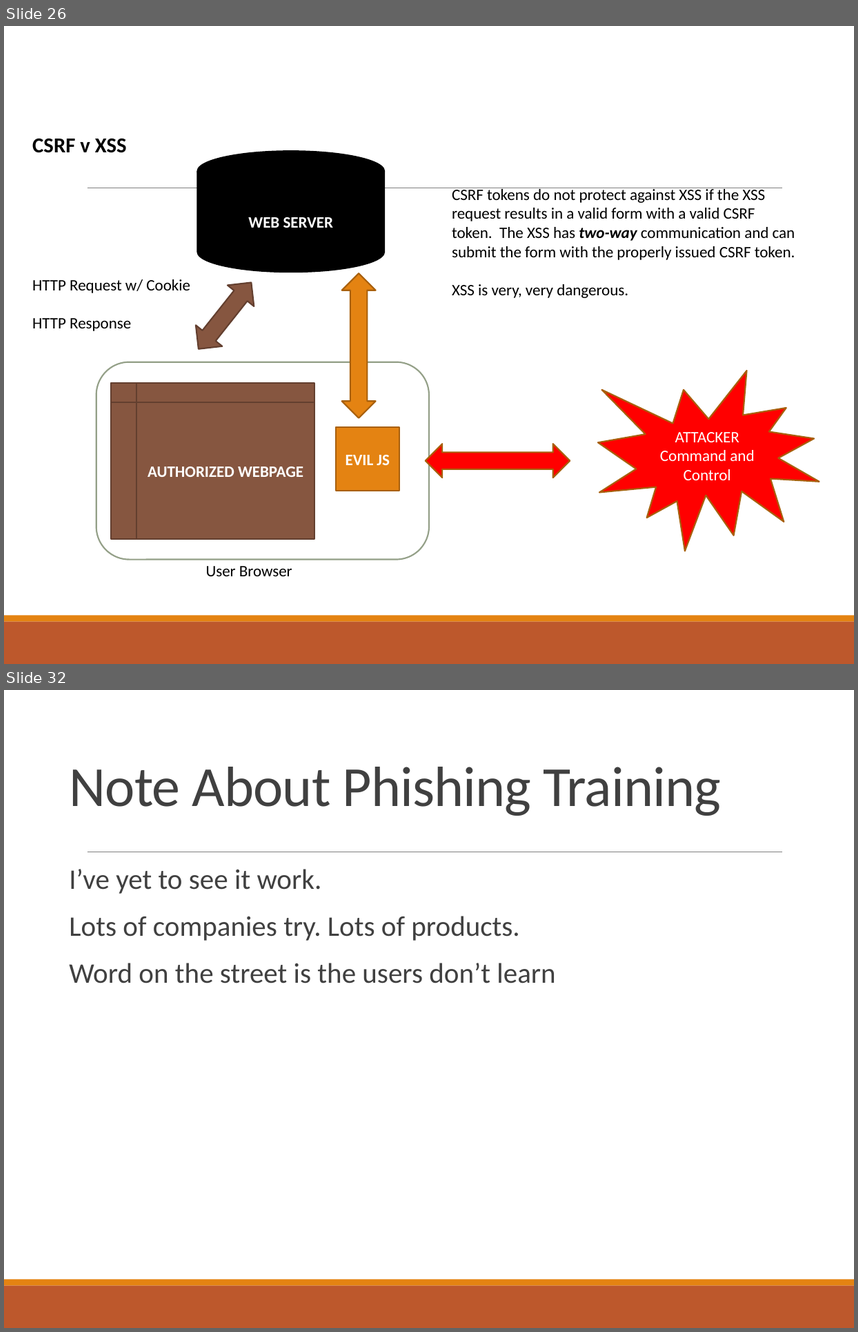
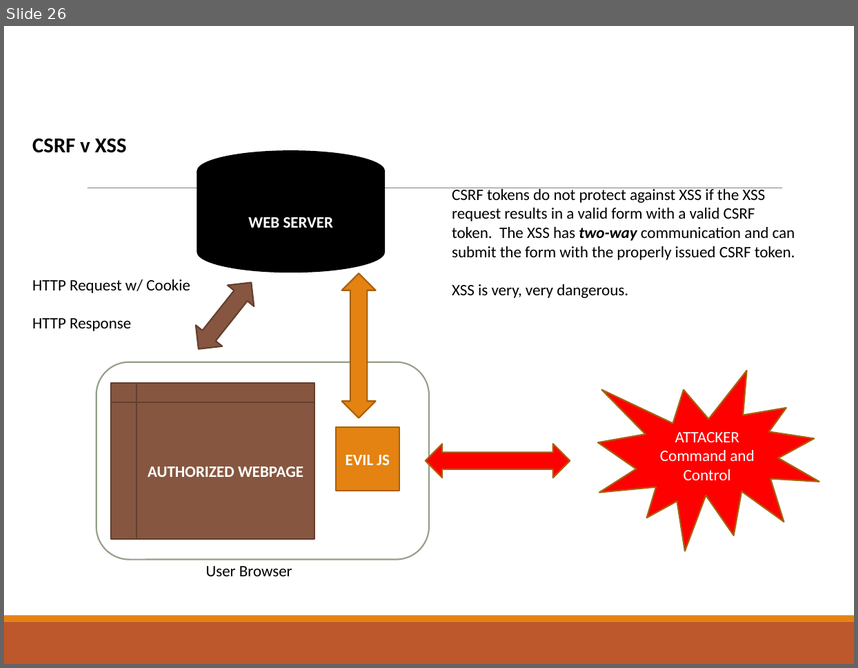
Before and after one commit to CrimsonVista/UTAustin-Courses, a slide deck: 2021fa_cs361s/slides/10_web_threats.pptx. Shown one above the other, each under a label of ours: slides 26 and 32 before the commit, slide 26 after it; the slides between them are not shown. The pictures are 858x1332 and 858x668 pixels, drawn with LibreOffice and Linux fonts; fonts in the diff are those of the drawing. Boxes give left, top, right and bottom in pixels: in the first picture for what was removed or moved away, otherwise in the second. Text is boxed around its words. In the diff, an @@ line names an element or a change of style, - is before the commit and + after.

```diff
--- a/2021fa_cs361s/slides/10_web_threats.pptx
+++ b/2021fa_cs361s/slides/10_web_threats.pptx
@@ slide 32 removed at [4,690,854,1328], background #FFFFFF; not listed: 3 template elements that a slide beside it also shows @@
@@ title removed at [69,767,721,816] @@
-Note About Phishing Training
@@ text removed at [69,869,555,983] @@
-  I’ve yet to see it work.
-  Lots of companies try. Lots of products.
-  Word on the street is the users don’t learn
```
Also in this commit, not shown: 11 other slides removed, 2 other files.
